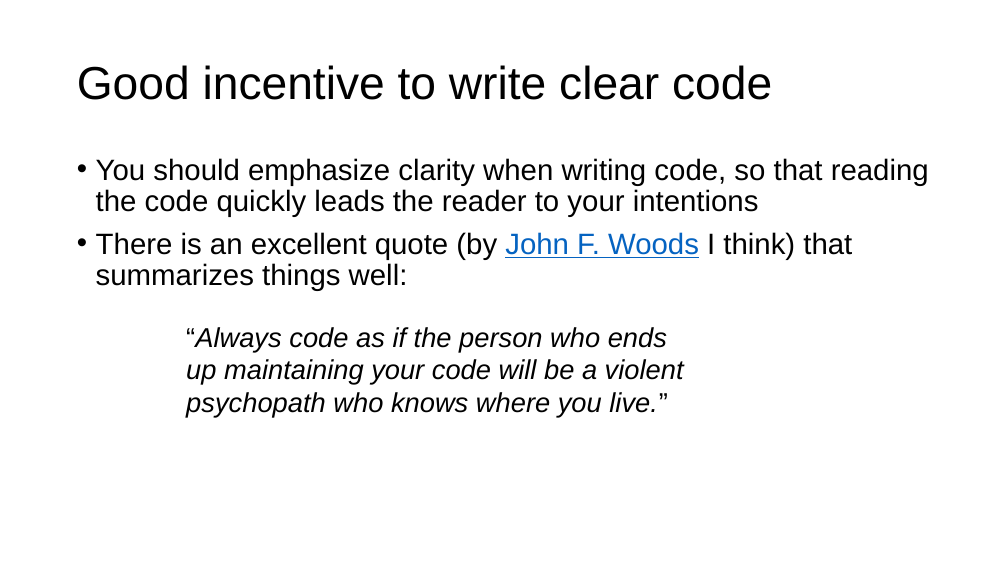
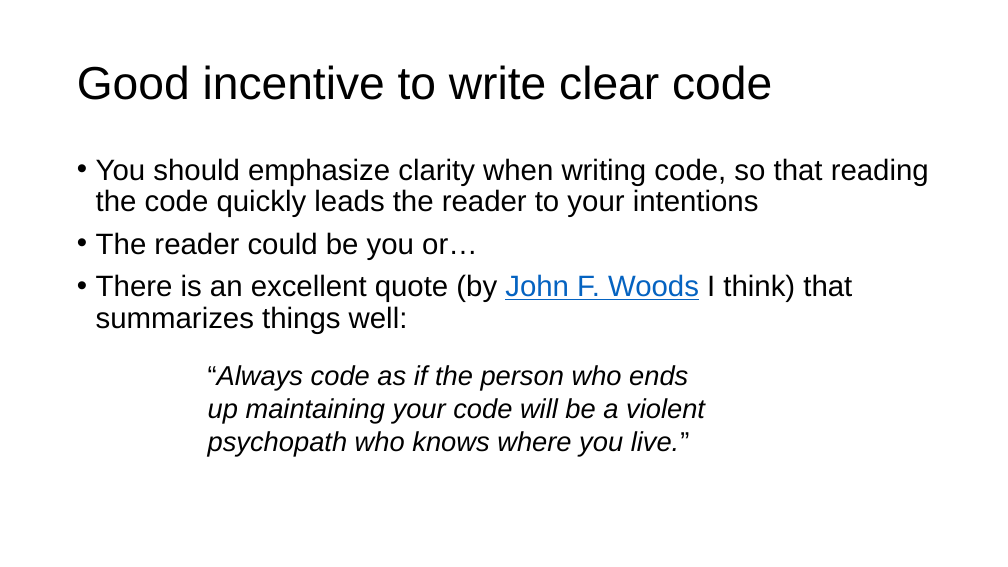
Before and after one commit to parrt/msds689, a slide deck: slide 5 of notes/reading-code.pptx. Drawn at 1008x567 pixels with LibreOffice and Linux fonts; fonts in the diff are those of the drawing; background and template pictures are left out. Boxes give left, top, right and bottom in pixels: in the first picture for what was removed or moved away, otherwise in the second. Text is boxed around its words. In the diff, an @@ line names an element or a change of style, - is before the commit and + after.

```diff
--- a/notes/reading-code.pptx
+++ b/notes/reading-code.pptx
@@ text at bbox=[96, 232, 478, 260]: paragraph added @@
+• The reader could be you or…
@@ text "“Always code as if the ...": place and size @@
-text "“Always code as if the ..." at bbox=[186, 327, 684, 417]
+text "“Always code as if the ..." at bbox=[208, 365, 705, 456]
```
Also in this commit, not shown: 3 other slides changed, 5 other files.
